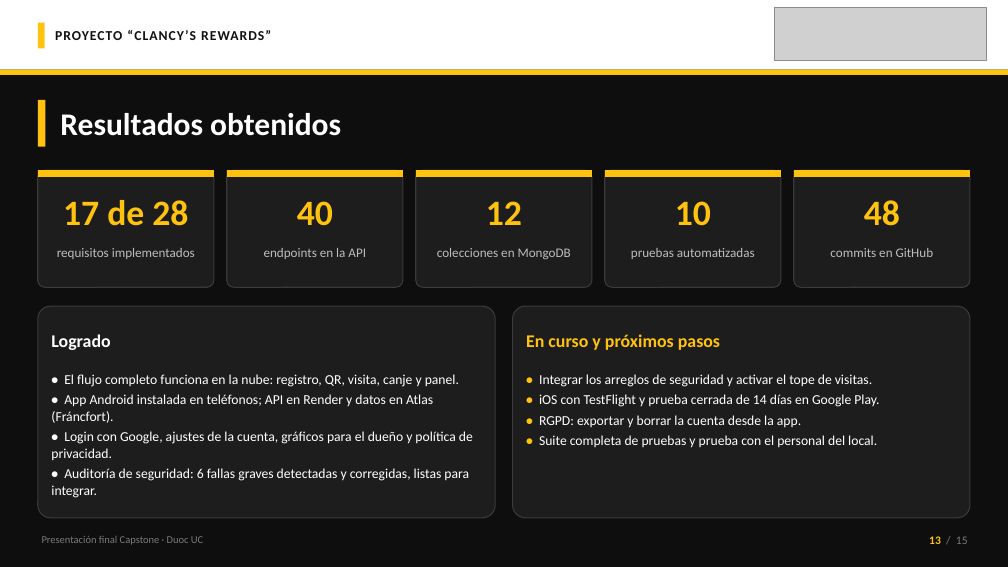
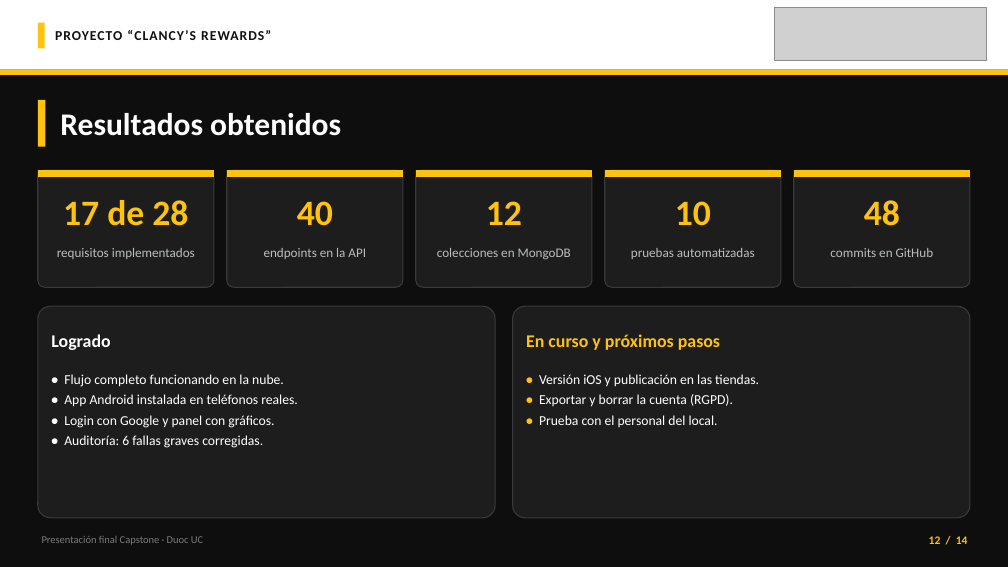
Before and after one commit to 44ndy/clancys-rewards, a slide deck: slide 12 of Fase 3/Evidencias Grupales/Presentación Final del proyecto (Español).pptx (slide 13 before the commit). Drawn at 1008x567 pixels with LibreOffice and Linux fonts; fonts in the diff are those of the drawing; grey boxes stand for pictures. Boxes give left, top, right and bottom in pixels: in the first picture for what was removed or moved away, otherwise in the second. Text is boxed around its words. In the diff, an @@ line names an element or a change of style, - is before the commit and + after.

Commit message:
Simplificar la presentación final y acortar el guion a 7 minutos
- Misma estructura que la plantilla de la docente: 14 láminas, sin la
  lámina extra de caso de uso (el flujo se ve en la demo).
- Menos texto en cada lámina; los detalles se explican hablando.
- Guion nuevo, corto y con lo más importante en negrita; notas del orador
  sincronizadas.

```diff
--- a/Fase 3/Evidencias Grupales/Presentación Final del proyecto (Español).pptx
+++ b/Fase 3/Evidencias Grupales/Presentación Final del proyecto (Español).pptx
@@ text at (64, 374, 298, 448): text changed @@
-• El flujo completo funciona en la nube: registro, QR, visita, canje y panel.
-• App Android instalada en teléfonos; API en Render y datos en Atlas (Fráncfort).
-• Login con Google, ajustes de la cuenta, gráficos para el dueño y política de privacidad.
-• Auditoría de seguridad: 6 fallas graves detectadas y corregidas, listas para integrar.
+• Flujo completo funcionando en la nube.
+• App Android instalada en teléfonos reales.
+• Login con Google y panel con gráficos.
+• Auditoría: 6 fallas graves corregidas.
@@ text at (539, 374, 759, 427): text changed @@
-• Integrar los arreglos de seguridad y activar el tope de visitas.
-• iOS con TestFlight y prueba cerrada de 14 días en Google Play.
-• RGPD: exportar y borrar la cuenta desde la app.
-• Suite completa de pruebas y prueba con el personal del local.
+• Versión iOS y publicación en las tiendas.
+• Exportar y borrar la cuenta (RGPD).
+• Prueba con el personal del local.
@@ text at (929, 536, 968, 544): text changed; text colour #7A7A7A to #FFC20E; bold on @@
-13 / 15
+12 / 14
```
Also in this commit, not shown: 11 other slides changed, 1 slide removed, 1 other file.
